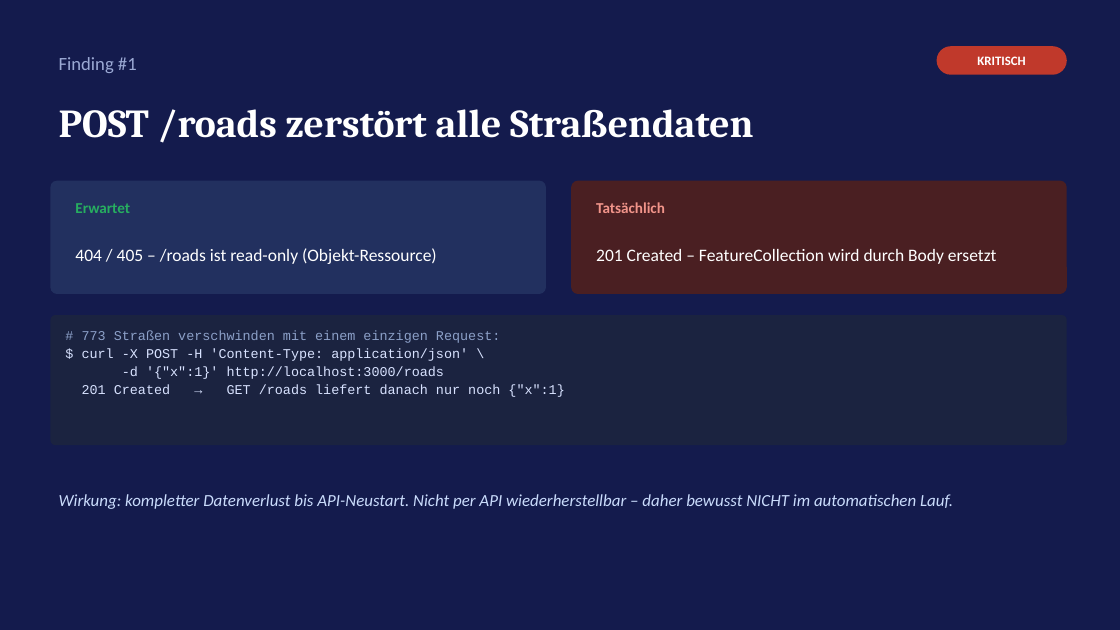
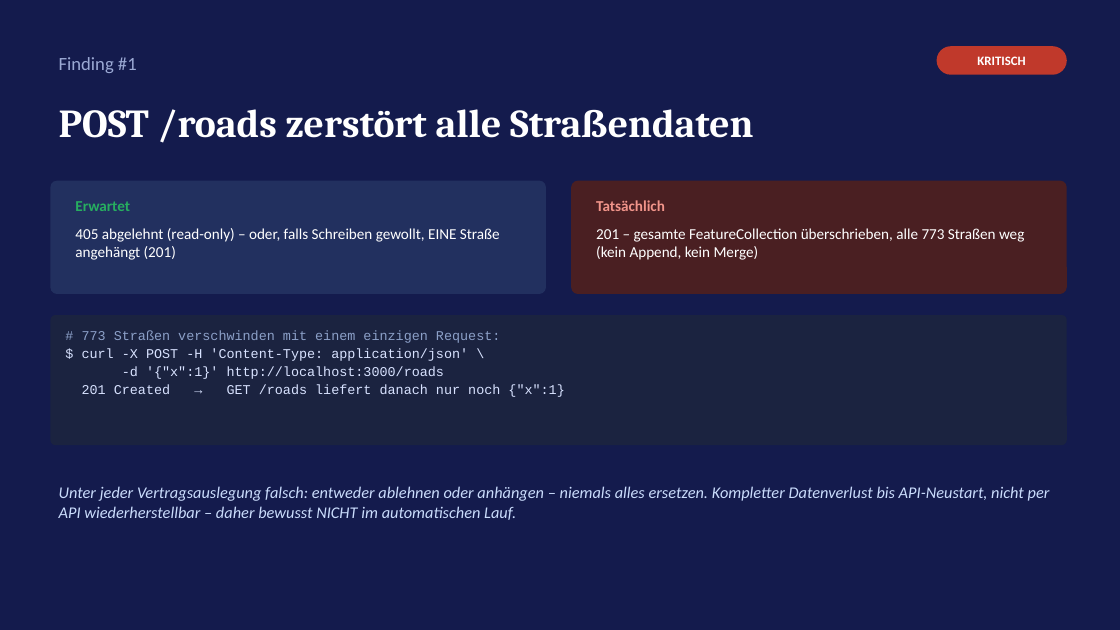
Before and after one commit to emrebaser94/edgital, a slide deck: slide 4 of api-tests/road-overview-api-findings.pptx. Drawn at 1120x630 pixels with LibreOffice and Linux fonts; fonts in the diff are those of the drawing. Boxes give left, top, right and bottom in pixels: in the first picture for what was removed or moved away, otherwise in the second. Text is boxed around its words. In the diff, an @@ line names an element or a change of style, - is before the commit and + after.

Commit message:
API tests: assert required behaviour and mark known defects
- The collection asserts the required behaviour; known defects are
  labelled [DEFECT #n] and fail on purpose (5 assertions), mirroring
  @defect in the E2E suite
- Update README, findings deck and the local Newman report

```diff
--- a/api-tests/road-overview-api-findings.pptx
+++ b/api-tests/road-overview-api-findings.pptx
@@ text "405 abgelehnt (read-only) – oder, ..." at [75,228,500,260]: vertical alignment middle to top @@
@@ text at [75,228,500,260]: text changed; size 15 to 13 pt @@
-404 / 405 – /roads ist read-only (Objekt-Ressource)
+405 abgelehnt (read-only) – oder, falls Schreiben gewollt, EINE Straße angehängt (201)
@@ text "201 – gesamte FeatureCollection überschrieben, ..." at [596,228,1024,260]: vertical alignment middle to top @@
@@ text at [596,228,1024,260]: text changed; size 15 to 13 pt @@
-201 Created – FeatureCollection wird durch Body ersetzt
+201 – gesamte FeatureCollection überschrieben, alle 773 Straßen weg (kein Append, kein Merge)
@@ text at [59,486,1050,520]: text changed; size 14.5 to 14 pt @@
-Wirkung: kompletter Datenverlust bis API-Neustart. Nicht per API wiederherstellbar – daher bewusst NICHT im automatischen Lauf.
+Unter jeder Vertragsauslegung falsch: entweder ablehnen oder anhängen – niemals alles ersetzen. Kompletter Datenverlust bis API-Neustart, nicht per API wiederherstellbar – daher bewusst NICHT im automatischen Lauf.
```
Also in this commit, not shown: 8 other slides changed, 3 other files.
